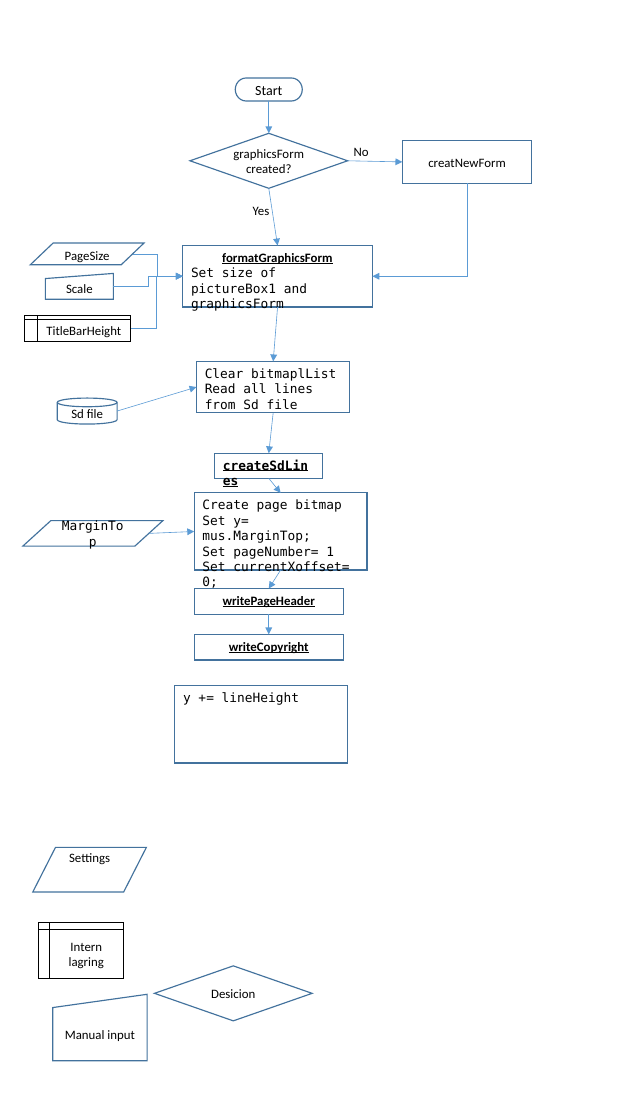
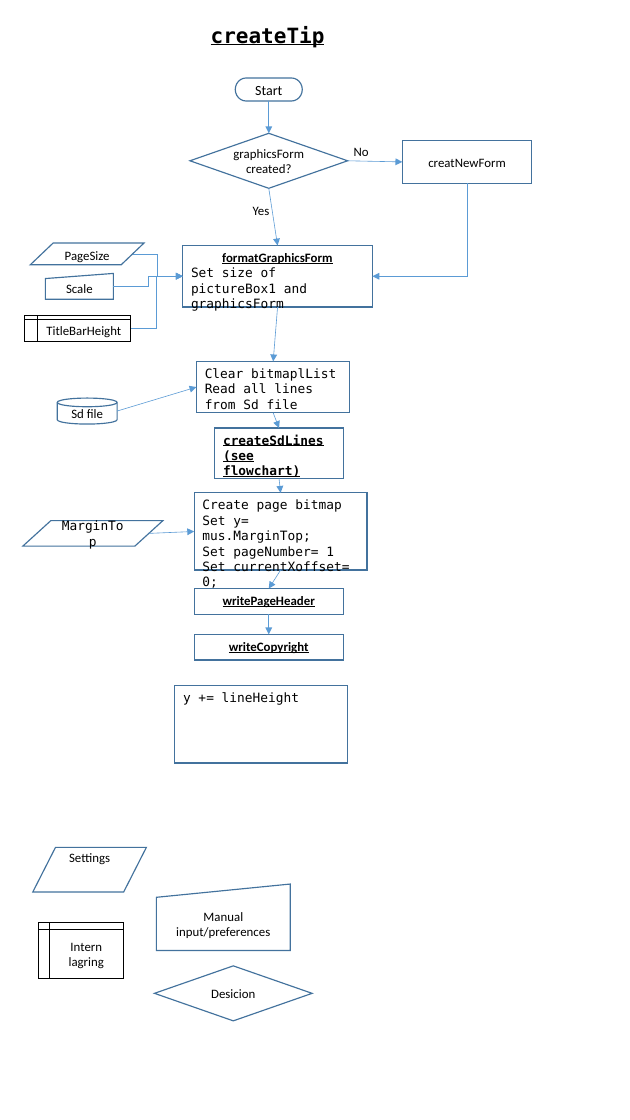
Before and after one commit to trygveb/SdGraphics, a slide deck: slide 1 of Presentation1.pptx. Drawn at 630x1120 pixels with LibreOffice and Linux fonts; fonts in the diff are those of the drawing. Boxes give left, top, right and bottom in pixels: in the first picture for what was removed or moved away, otherwise in the second. Text is boxed around its words. In the diff, an @@ line names an element or a change of style, - is before the commit and + after.

```diff
--- a/Presentation1.pptx
+++ b/Presentation1.pptx
@@ text added at <box>211,26,325,48</box>, 18 pt, text #000000, bold, underline @@
+createTip
@@ arrow moved from (273, 412) - (269, 454) to (273, 412) - (279, 428) @@
@@ rectangle "createSdLines": place and size @@
-rectangle "createSdLines" at <box>215,454,323,479</box>
+rectangle "createSdLines" at <box>215,428,344,479</box>
@@ text in rectangle at <box>223,450,300,479</box>: paragraph added @@
+(see flowchart)
@@ arrow moved from (269, 478) - (281, 493) to (279, 478) - (281, 493) @@
@@ flow chart manual input "Manual input/preferences": place and size @@
-flow chart manual input "Manual input/preferences" at <box>53,995,147,1061</box>
+flow chart manual input "Manual input/preferences" at <box>156,884,290,950</box>
@@ text in flow chart manual input at <box>176,912,270,938</box>: text changed @@
-Manual input
+Manual input/preferences
```
Also in this commit, not shown: 1 other slide changed, 6 other files.
